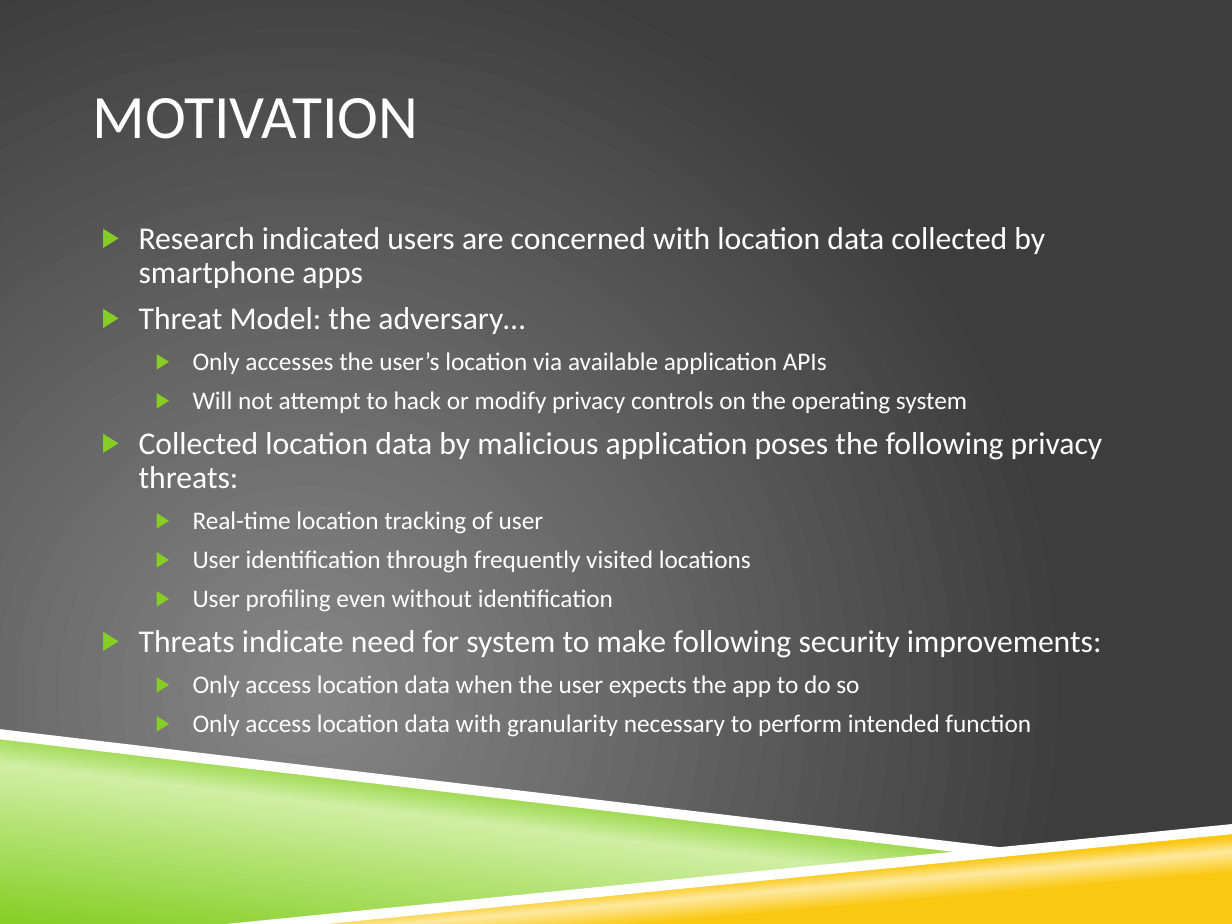
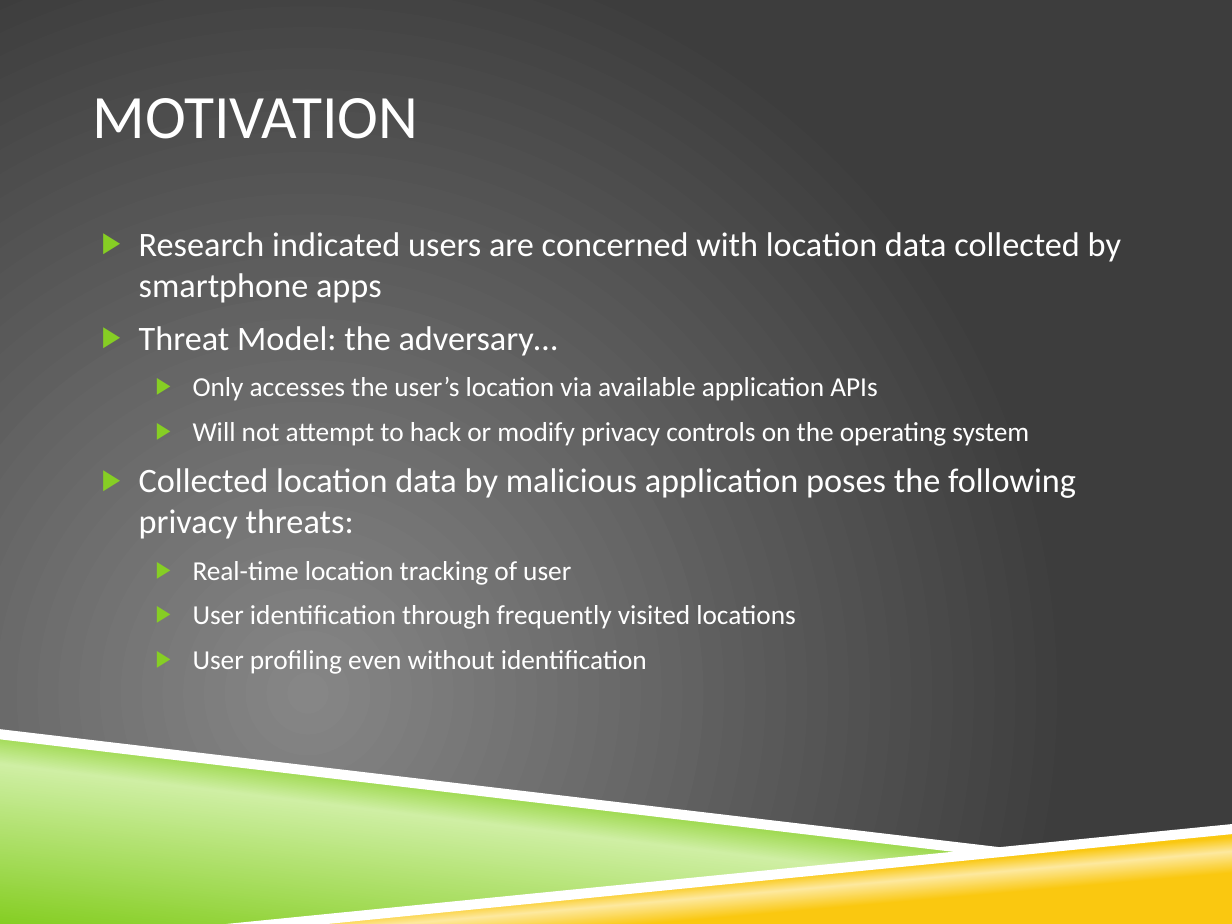
Before and after one commit to vfasburg/cse_825, a slide deck: slide 2 of PaperPresentation/Paper_Presentation_Fasburg_Reiff_Thomas.pptx. Drawn at 1232x924 pixels with LibreOffice and Linux fonts; fonts in the diff are those of the drawing; background and template pictures are left out. Boxes give left, top, right and bottom in pixels: in the first picture for what was removed or moved away, otherwise in the second. Text is boxed around its words. In the diff, an @@ line names an element or a change of style, - is before the commit and + after.

```diff
--- a/PaperPresentation/Paper_Presentation_Fasburg_Reiff_Thomas.pptx
+++ b/PaperPresentation/Paper_Presentation_Fasburg_Reiff_Thomas.pptx
@@ text "Research indicated users are concerned ..." at (139,232,1121,674): size 18.5 to 20 pt in "Research indicated users are concerned with location ...", "Threat Model: the adversary…", "Collected location data by malicious application poses ..."; size 14.8 to 16 pt in "Only accesses the user’s location via available ...", "Will not attempt to hack or modify ...", "Real-time location tracking of user", "User identification through frequently visited locations" and 1 more places; line spacing 0.9 to 1 @@
@@ text at (139,630,1102,737): paragraphs removed @@
-▶ Threats indicate need for system to make following security improvements:
-  ▶ Only access location data when the user expects the app to do so
-  ▶ Only access location data with granularity necessary to perform intended function
```
Also in this commit, not shown: 1 other slide changed.
